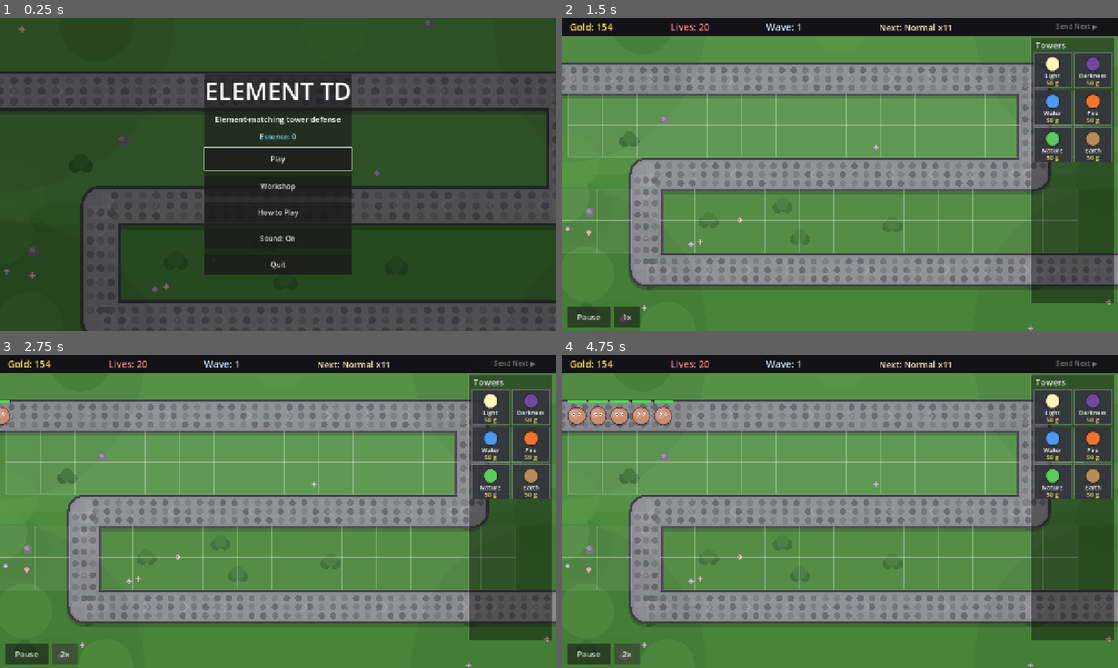
Above: before the commit, frames 1-4 (two rows, left to right).
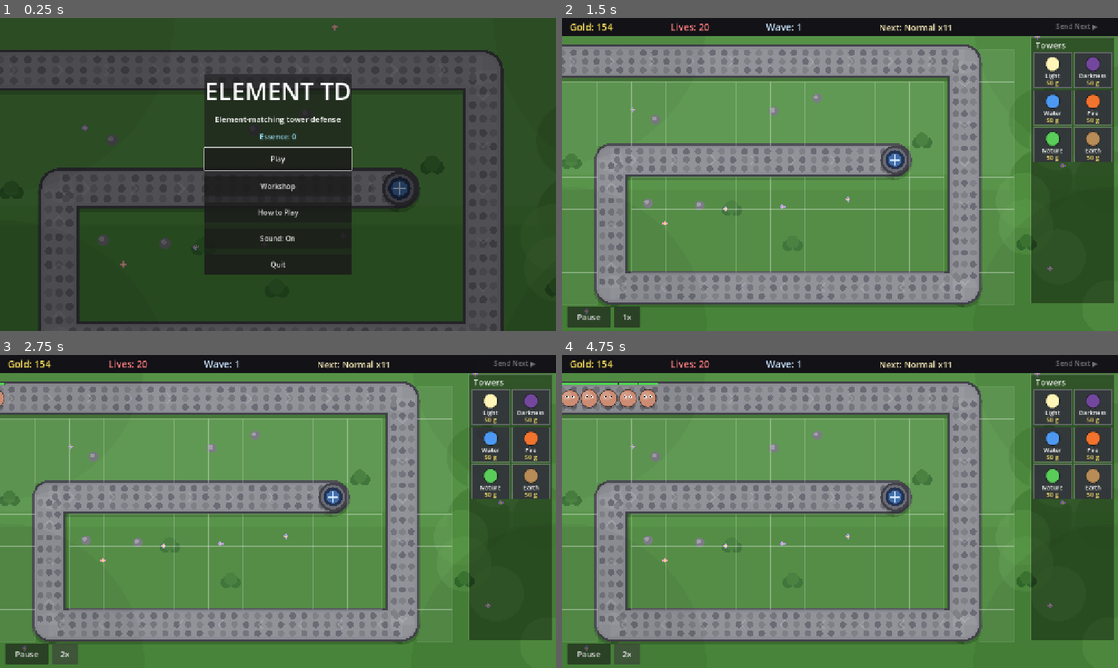
Above: after the commit, the same moments.

Repository: acansahin/godot-tower-defense-
Game: Godot game, scene res://scenes/Menu.tscn
The game is run twice, just before and just after one commit, with the same random seed, the same clock (stepped at 60 frames per second) and the same inputs.
Inputs:
- Up to frame 1 (0.25 s): no input
- Up to frame 2 (1.5 s): click "Play" at 0.5 s; click "Send Next ▶" at 1.25 s
- Up to frame 3 (2.75 s): click "1x" at 2 s
- Up to frame 4 (4.75 s): click "2x" at 2.75 s; click "3x" at 3.5 s; click "1x" at 4.25 s

The runs differ from the first frame. In frame 1, 36% of the frame differs, in the area x 0-100%, y 0-100%; in frame 2, 41%; in frame 3, 41%; in frame 4, 41%, in the area x 0-100%, y 5-100%.

Commit message:
Wind the board into the original spiral
The road was a three-leg serpentine with the buildable ground in thin strips beside
it. Element TD does not look like that: `extract_w3x.py … pathing` (new here) reads
war3map.wpm and prints the real arena — 2560x3776 units, a rectangular spiral wound
inward four times, 39% lane, buildable ground in thick blocks BETWEEN the arms. A
tower there stands with road on two or three sides, and a short-ranged one has to be
pushed to the edge of its block to reach anything.

Our road is now one turn of that spiral, dead-ending at a base drawn in the middle of
the board rather than leaving the far edge. The grid stops describing rows and simply
tiles the play area, keeping whatever clears the road — a spiral leaves ground no row
table can express.

Three things the redesign turned up:

- PLAY_RIGHT was a stale literal. It stayed at 1488 through a world resize, so cells
  (and, in the first draft of this road, a whole leg) sat behind the tower palette,
  which is 200 SCREEN px = 240 WORLD px wide and eats every click in its rect. It and
  the new PLAY_TOP are derived from the UI now, and the road respects them too.
- The right leg sits at 1112, not 1160. The cell tiling is anchored at the origin, so
  at 1160 the column at 1200 fell 40px short of clearance and the strip between road
  and palette became grass nobody could build on. Eight cells, invisible in a
  screenshot, obvious in --dump-board.
- The range cap is not a repair for a small board. The original's own arena gives a
  2000-unit tower 94% of its own lane; ours gives 98%. Element TD lives with that
  because Light arrives late through an element draw and ours is on the palette at
  wave 1. balance.gd claimed otherwise for two commits.

Board: 3992px of road, 63 cells, capped Light at 44% and four towers to cover it,
Fire at 12% and twelve. BASE_SPEED_FLAT drops to 80 to hold the 45s wave-1 crossing.

Tooling: `pathing` in extract_w3x.py; a `raw` column in --dump-board measuring the
uncapped ported ranges, which is what compares like-for-like against it; and --shot,
which saves a drawn frame to user://shot.png. Every other harness prints numbers, and
numbers never showed the cell that was half under the HUD bar.

Co-Authored-By: Claude Opus 5 <noreply@anthropic.com>

Diff:
--- a/godottowerdefense/scripts/balance.gd
+++ b/godottowerdefense/scripts/balance.gd
@@ -60,16 +60,21 @@
 ## about a number, and it is here rather than in TOWER_DEFS on purpose: the definitions
 ## keep the map's real 2000, and this says what our board can afford to honour.
 ##
-## Light and Darkness reach 2000 WC3 units, four times Fire. On the original's very large
-## boards that is a trade; on any board small enough to fit a phone screen it is free
-## power, because the six elements sit at nearly equal DPS. `--dump-board` measured a
-## faithful 700px Light watching 88-93% of the road and covering the whole map with TWO
-## towers on every world size that fits on one screen — 1280x720, 1536x864, 1707x960 alike.
-## Growing the world until it was fair took four screens and broke the game to fix a
-## statistic, so the reach is capped instead.
-##
-## 380 was chosen by measurement, not feel: it puts the longest towers at 41% of the road
-## and four towers to cover it, next to Fire's 12% and sixteen. It also catches the
+## Light and Darkness reach 2000 WC3 units, four times Fire, and the six elements sit at
+## nearly equal DPS — so the reach is close to free power. `--dump-board` measures a
+## faithful 700px Light watching 98% of the road (the `raw` column) and covering the whole
+## board with TWO towers, on every world size that fits on one screen — 1280x720, 1536x864,
+## 1707x960 alike — and on every road shape tried on them. Growing the world until it was
+## fair took four screens and broke the game to fix a statistic, so the reach is capped.
+##
+## What is NOT true — and was written here for two commits — is that this is the small
+## board's fault. `extract_w3x.py … pathing` measures the original's own arena: a 2000-unit
+## tower there watches 94% of its own lane. Element TD lives with that because Light
+## arrives through an element draw, one of 36 towers, deep into a run. Ours is on the
+## palette at wave 1, so we cap: a tower you can place anywhere is not a placement.
+##
+## 380 was chosen by measurement, not feel: it puts the longest towers at 44% of the road
+## and four towers to cover it, next to Fire's 12% and twelve. It also catches the
 ## longest duals (Poison, Tech and Moon reach 481px uncapped), which face the same problem
 ## for the same reason.
 const MAX_TOWER_RANGE := 380.0
@@ -125,9 +130,10 @@
 const CREEP_HP_PERCENT := 1.0
 ## Enemy speed is tied to the LENGTH OF THE ROAD, not to anything in the source map, and
 ## nothing else in the game reads that length — so if the road changes, these move with it
-## or the pacing breaks silently. The road is 4496px; 90 + 9n gives a wave-1 crossing of
-## about 45 seconds, which is the pace the game was tuned at before the world moved.
-const BASE_SPEED_FLAT := 90.0
+## or the pacing breaks silently. `--dump-board` prints the length: it is 3992px, and
+## 80 + 9n gives a wave-1 crossing of about 45 seconds, which is the pace the game was
+## tuned at over three road lengths now.
+const BASE_SPEED_FLAT := 80.0
 const BASE_SPEED_LINEAR := 9.0
 ## Enemies per wave. The map spawns a FLAT `16 + difficulty * 3` and never grows it — all
 ## of its difficulty is in the hit-point curve. Faithful, and unplayable as an opening: 28
--- a/godottowerdefense/scripts/game.gd
+++ b/godottowerdefense/scripts/game.gd
@@ -18,7 +18,9 @@
 signal towers_changed
 
 ## The design viewport — what the player can see at once. UI (the choice screen, the
-## Workshop) is drawn against this; the WORLD is bigger and the camera pans across it.
+## Workshop, the HUD and the tower palette) is drawn against this, in SCREEN space; the
+## world below is bigger and the camera scales it down to fit. Converting between the two
+## is what PLAY_RIGHT and PLAY_TOP are for.
 const SCREEN_SIZE := Vector2(1280, 720)
 ## The playable world. Sized so the WHOLE board fits on screen at one zoom — the camera
 ## never pans, because a tower defense you have to scroll is a tower defense where you
@@ -33,26 +35,49 @@
 ## Balance.MAX_TOWER_RANGE. Geometry could not solve both; this is the half worth keeping.
 const WORLD_SIZE := Vector2(1536, 864)
 
-# Waypoints that define the S-shaped road. Enemies walk these in order.
-# First point is off-screen left (spawn), last is off-screen right (exit).
-#
-# A three-leg serpentine across the 1536x864 world: legs at y = 168 / 432 / 696,
-# joined by alternating bends at x = 232 and 1304. 4496px of road, 56 buildable cells.
-#
-# The bend x's are exact and matter: each is placed so that TWO columns of cells fit
-# on the narrow outer side of the turn instead of one. Cells tile outward from a bend
-# at ROAD_HALF + CELL_WIDTH*0.5 = 88 and then step by 96, and grid.gd drops any that
-# would fall off the board, so the second column lands exactly on the boundary — 232
-# puts it at 48, whose left edge is 0; 1304 puts it at 1488, whose right edge is 1536.
-# Move either bend 8px the wrong way and that outer column silently disappears.
+# Waypoints that define the road. Enemies walk these in order: the first point is
+# off-screen left, where they spawn, and the last is the base they leak into.
+#
+# An inward SPIRAL, not a serpentine: in from the left, once around the outside, then
+# back along a middle lane that dead-ends at the heart of the board. There is no exit —
+# an enemy that walks to the end of the lane has reached the base, and leaks there.
+#
+# This is the shape the original uses, read out of its own pathing map with
+# `python tools/extract_w3x.py "<map>.w3x" pathing` — see docs/element-td-data.md.
+# Element TD's arena is a rectangular spiral wound inward four times, with the buildable
+# ground in THICK blocks between the arms rather than in thin strips beside a lane. A
+# tower there sits with road on two or three sides of it, which is what makes range worth
+# paying for, and the run ends at the centre rather than off the far edge.
+#
+# We only get one turn of that spiral, because the original's arena is TALL: 2560x3776
+# units, which at WC3_RANGE_SCALE is 896x1321px against our 1536x864 world. We have the
+# width and two thirds of the height, and each further turn costs a lane plus the two
+# rows of grass beside it (80 + 176 = 256px of it).
+#
+# One turn still reproduces the original's coverage profile — `--dump-board` prints a
+# `raw` column measuring the uncapped ported ranges, which is the like-for-like against
+# the `pathing` dump: ours 12% / 28% / 98%, the original's 14% / 25% / 94% of the road
+# watched from the best single cell by Fire / the 750-unit elements / Light. Note what
+# that does NOT say: a spiral does not make a 700px tower reasonable, on our board or on
+# the original's. Balance.MAX_TOWER_RANGE is what does that, and it still has to.
+#
+# Geometry is bounded on the right by PLAY_RIGHT, not by WORLD_SIZE.x: the tower palette
+# is drawn over the last 240px of the world, so the road stays out of it too — a leg
+# behind the panel is a leg you watch enemies walk down through a menu.
+#
+# Every coordinate here is placed against the CELL TILING, which is anchored at the world
+# origin and steps by 96 — so a leg only earns cells on its outer side if a column centre
+# lands at least ROAD_CLEARANCE from it. The right leg is at 1112 rather than 1160 for
+# exactly that reason: at 1160 the column at 1200 sat 40px from the stone, was dropped, and
+# the strip between the road and the palette was 96px of grass nobody could build on. Eight
+# cells, invisible in a screenshot and obvious in --dump-board.
 const PATH: Array = [
-	Vector2(-144, 168),
-	Vector2(1304, 168),
-	Vector2(1304, 432),
-	Vector2(232, 432),
-	Vector2(232, 696),
-	Vector2(1304, 696),
-	Vector2(1680, 696),
+	Vector2(-144, 120),
+	Vector2(1112, 120),
+	Vector2(1112, 744),
+	Vector2(136, 744),
+	Vector2(136, 392),
+	Vector2(920, 392),
 ]
 
 # Grid placement: towers snap to cells drawn faintly on the grass, flush against
@@ -69,33 +94,30 @@
 ## equality would be fragile. Nothing is generated between 82 and 84, so the slack
 ## costs nothing.
 const ROAD_CLEARANCE := 82.0
-## Right edge of the buildable area. The tower palette is anchored to the right of
-## the screen, so the grid stops short of it — otherwise cells sit under the panel
-## where they cannot be seen and (because the panel eats the click) the towers on
-## them could never be upgraded or sold.
-const PLAY_RIGHT := 1488.0
-
-# Build-grid rows as Vector2(centre_y, cell_height). Two rows fill the gap between
-# each pair of horizontal legs, giving 56 buildable cells.
-#
-# The pairing is the whole point: a bend's vertical leg runs from one horizontal road
-# to the next, so the number of rows it passes is the number of cells you get down the
-# narrow outer side of that turn. One row per gap gave a 2x1 corner; two gives 2x2.
-#
-# Legs are 264 apart, which leaves 184 of grass between two road edges — two 88px rows
-# and 8px of slack. Rows stay 88 rather than 96 tall because the height buys the slack
-# and the width is what carries the tap target: a 96px-wide cell is still ~48 CSS px on
-# a phone. The HUD no longer constrains this the way it did on the old one-screen board;
-# the whole world is on screen at once, so nothing is trapped under a bar.
-const GRID_ROWS: Array = [
-	Vector2(252.0, 88.0), Vector2(340.0, 88.0),  # between legs 1 and 2
-	Vector2(516.0, 88.0), Vector2(604.0, 88.0),  # between legs 2 and 3
-]
-## Column bounds for a row NO vertical road crosses. Every row in the current layout is
-## crossed by a bend and so tiles outward from it instead; these stay for a row placed
-## clear of both bends.
-const GRID_COL_START := 64.0     ## First column centre.
-const GRID_COL_END := 1440.0     ## Last column centre (= PLAY_RIGHT - CELL_WIDTH * 0.5).
+## Screen px the tower palette occupies down the right-hand side. It is a Control in
+## Main.tscn anchored to the right at offset_left = -200, and (unlike every node in the
+## HUD, which is mouse_filter = IGNORE) it swallows clicks across that whole rect.
+const PALETTE_WIDTH := 200.0
+## Right edge of the buildable area, in WORLD px. The palette lives in SCREEN space while
+## the board lives in world space, and the camera fits the world to the screen, so the
+## panel covers a wider strip of world than its own width: 200 screen px over a 1536px
+## world shown on a 1280px viewport is 240px of board. Anything past here is under the
+## panel, where it cannot be seen and — because the panel eats the click — a tower could
+## never be upgraded or sold. Derived rather than written down because it was wrong for a
+## commit: it stayed at 1488 through a world resize and put two columns under the palette.
+const PLAY_RIGHT := WORLD_SIZE.x * (1.0 - PALETTE_WIDTH / SCREEN_SIZE.x)  # 1296
+## Screen px of the HUD's top bar (HUD.tscn). Every HUD node is mouse_filter = IGNORE so
+## it costs no clicks, but a cell half under the gold/lives readout is still half invisible.
+const HUD_BAR_HEIGHT := 40.0
+## Top edge of the buildable area, in WORLD px. Same screen-to-world conversion as
+## PLAY_RIGHT.
+const PLAY_TOP := WORLD_SIZE.y * (HUD_BAR_HEIGHT / SCREEN_SIZE.y)  # 48
+
+# Build cells are TILED across the whole play area and kept wherever they clear the road
+# by ROAD_CLEARANCE — see grid.gd. The old design listed explicit horizontal rows, which
+# only described a board whose road ran in straight horizontal legs; a spiral has
+# buildable ground in blocks that no row table can express.
+const CELL_HEIGHT := 88.0        ## Row height (px); rows step by this.
 
 # START_GOLD / START_LIVES moved to the Balance autoload with the rest of the economy —
 # see scripts/balance.gd. This file keeps the map geometry and the data tables.
--- a/godottowerdefense/scripts/grid.gd
+++ b/godottowerdefense/scripts/grid.gd
@@ -1,9 +1,7 @@
 extends Node2D
-## The faint build grid. Precomputes the discrete cells where towers may be
-## placed, flush against the road on every side. Rows are one square cell tall per
-## gap between the horizontal roads; columns in a band tile outward from the
-## vertical road that crosses it so towers also sit flush against the bends.
-## Occupancy is tracked by Main against placed towers.
+## The faint build grid. Precomputes the discrete cells where towers may be placed: one
+## uniform tiling of the play area, minus everything the road runs through or too close
+## to. Occupancy is tracked by Main against placed towers.
 
 ## How far outside a cell a *drop* may land and still count as that cell. Sized for a
 ## finger: on a phone the whole board is drawn at ~0.5 scale, so a release that looks
@@ -20,43 +18,34 @@
 	_build_cells()
 	queue_redraw()
 
+## Tiles the play area and keeps every cell that clears the road.
+##
+## This replaced a table of explicit horizontal rows, each tiled outward from the vertical
+## road crossing it. That worked only while the road ran in straight horizontal legs: the
+## road is now a spiral, and the ground it leaves buildable is a ring of blocks that no row
+## table can describe. Tiling and testing the distance describes any road shape at all, and
+## it is the same rule the player sees — "you may build wherever you are not on the road".
+##
+## The tiling is anchored at the world origin rather than at the road, so cells line up in
+## a single grid across the whole board instead of in per-row runs that drift out of step
+## with each other where two legs meet.
+##
+## A cell must fit WHOLE inside the play area: off the bottom edge, under the HUD's top bar
+## (Game.PLAY_TOP) or under the tower palette (Game.PLAY_RIGHT) all mean a tower you cannot
+## fully see, and under the palette also one you could never click again.
 func _build_cells() -> void:
-	for row in Game.GRID_ROWS:
-		var yc: float = row.x       # Vector2(centre_y, cell_height)
-		var h: float = row.y
-		var xv := _vertical_road_x(yc)
-		if is_inf(xv):
-			# No vertical road crosses this row: plain uniform columns.
-			var x := Game.GRID_COL_START
-			while x <= Game.GRID_COL_END:
-				_try_add(x, yc, h)
-				x += Game.CELL_WIDTH
-		else:
-			# Tile outward from flush against each side of the vertical road.
-			var edge := Game.ROAD_HALF + Game.CELL_WIDTH * 0.5
-			var half := Game.CELL_WIDTH * 0.5
-			var x := xv - edge
-			while x - half >= 0.0:
-				_try_add(x, yc, h)
-				x -= Game.CELL_WIDTH
-			x = xv + edge
-			while x + half <= Game.PLAY_RIGHT:
-				_try_add(x, yc, h)
-				x += Game.CELL_WIDTH
-
-func _try_add(x: float, yc: float, h: float) -> void:
-	if Game.dist_to_road(Vector2(x, yc)) >= Game.ROAD_CLEARANCE:
-		cells.append(Rect2(x - Game.CELL_WIDTH * 0.5, yc - h * 0.5, Game.CELL_WIDTH, h))
-
-## X of the vertical road segment crossing this y, or INF if none.
-func _vertical_road_x(yc: float) -> float:
-	var path: Array = Game.PATH
-	for i in range(path.size() - 1):
-		var a: Vector2 = path[i]
-		var b: Vector2 = path[i + 1]
-		if absf(a.x - b.x) < 1.0 and yc >= minf(a.y, b.y) and yc <= maxf(a.y, b.y):
-			return a.x
-	return INF
+	var half_w := Game.CELL_WIDTH * 0.5
+	var half_h := Game.CELL_HEIGHT * 0.5
+	var y := half_h
+	while y - half_h < Game.PLAY_TOP:
+		y += Game.CELL_HEIGHT
+	while y + half_h <= Game.WORLD_SIZE.y:
+		var x := half_w
+		while x + half_w <= Game.PLAY_RIGHT:
+			if Game.dist_to_road(Vector2(x, y)) >= Game.ROAD_CLEARANCE:
+				cells.append(Rect2(x - half_w, y - half_h, Game.CELL_WIDTH, Game.CELL_HEIGHT))
+			x += Game.CELL_WIDTH
+		y += Game.CELL_HEIGHT
 
 ## The buildable cell containing world_pos, or an empty Rect2 (size zero). Exact —
 ## use this for anything that acts on what is ALREADY on the board (upgrade, sell,
--- a/godottowerdefense/scripts/main.gd
+++ b/godottowerdefense/scripts/main.gd
@@ -102,6 +102,33 @@
 		print("--- clock rewound 4h; relaunch to collect ---")
 	if OS.get_cmdline_user_args().has("--show-choice"):
 		_on_choice_due(30)  # late wave: exercises the higher-rarity cards and NEW TOWER
+	for arg in OS.get_cmdline_user_args():
+		if String(arg).begins_with("--shot"):
+			# `--shot` grabs the opening board; `--shot:20` waits 20 seconds first, which is
+			# how you photograph a wave in flight rather than an empty map.
+			var parts := String(arg).split(":")
+			_save_screenshot(float(parts[1]) if parts.size() > 1 else 1.0)
+
+## TEMPORARY: saves one frame of the running game to `user://shot.png` and prints where it
+## landed. Every other harness here prints numbers, and numbers cannot see a board — the
+## grid overlapping the HUD, a road drawn behind the tower palette, a marker that vanishes
+## at phone scale. `--headless` never calls _draw(), so this one must run WITHOUT it:
+##
+##   Godot.exe --path <project> res://scenes/Main.tscn --quit-after 150 -- --shot
+##   Godot.exe --path <project> res://scenes/Main.tscn --quit-after 4000 -- --shot:60
+##
+## The wait is not decoration: the viewport texture is only complete after a frame has been
+## drawn, and grabbing it in _ready gives back an empty image.
+func _save_screenshot(delay: float) -> void:
+	await get_tree().create_timer(delay).timeout
+	await RenderingServer.frame_post_draw
+	var image := get_viewport().get_texture().get_image()
+	var path := "user://shot.png"
+	var err := image.save_png(path)
+	if err != OK:
+		print("--- SHOT FAILED: ", error_string(err))
+		return
+	print("--- SHOT: ", ProjectSettings.globalize_path(path))
 
 ## TEMPORARY verification harness for the roguelite modifier layer. Proves the three things
 ## that would otherwise only show up as a vague "the cards feel like they do nothing":
@@ -305,6 +332,12 @@
 ## the best cells, needed to bring 95% of the road inside somebody's range. A board where
 ## two towers cover everything has no placement decisions left in it.
 ##
+## `raw` is the same "best 1" measured with Balance.MAX_TOWER_RANGE lifted — the ported
+## range as the source map wrote it. That column judges the SHAPE of the board rather than
+## our cap, which is what makes it comparable with the original's own arena as printed by
+## `python tools/extract_w3x.py "<map>.w3x" pathing`. Everything left of it is the board
+## you actually play on.
+##
 ##   Godot.exe --headless --path <project> res://scenes/Main.tscn --quit-after 5 -- --dump-board
 func _dump_board() -> void:
 	print("--- BOARD DUMP BEGIN ---")
@@ -326,13 +359,14 @@
 	print("  road length      : %.0f px over %d waypoints" % [total, path.size()])
 	print("  buildable cells  : %d" % cells.size())
 	print("  road samples     : %d (every %.0f px)" % [samples.size(), STEP])
-	print("  %-10s %7s %8s %8s  %s" % ["element", "range", "best 1", "median", "cover 95%"])
+	print("  %-10s %7s %8s %8s  %-12s %7s %8s"
+			% ["element", "range", "best 1", "median", "cover 95%", "raw", "raw best"])
 	for tid in Game.TOWER_ORDER:
 		var def: Dictionary = Game.TOWER_DEFS[String(tid)]
-		# Same formula as Tower._recompute, cap included — a harness that measured the
-		# uncapped range would report a board nobody plays on.
-		var r: float = minf(float(def.get("range", 0.0)) * Balance.WC3_RANGE_SCALE,
-				Balance.MAX_TOWER_RANGE)
+		# Same formula as Tower._recompute, cap included — the columns that describe the
+		# board you play on must measure the range you actually get.
+		var raw: float = float(def.get("range", 0.0)) * Balance.WC3_RANGE_SCALE
+		var r: float = minf(raw, Balance.MAX_TOWER_RANGE)
 		var r_sq := r * r
 		# Which samples each cell can see. Built once, then reused for both statistics.
 		var seen: Array[PackedInt32Array] = []
@@ -372,10 +406,25 @@
 		var cover_txt := "%d towers" % used if covered.size() >= target \
 				else "%d towers (only %.0f%% reachable)" % [used,
 					100.0 * float(covered.size()) / float(samples.size())]
-		print("  %-10s %7.0f %7.0f%% %7.0f%%  %s" % [tid, r,
+		print("  %-10s %7.0f %7.0f%% %7.0f%%  %-12s %7.0f %7.0f%%" % [tid, r,
 				100.0 * float(best) / float(samples.size()),
-				100.0 * float(median) / float(samples.size()), cover_txt])
+				100.0 * float(median) / float(samples.size()), cover_txt,
+				raw, 100.0 * float(_best_seen(cells, samples, raw)) / float(samples.size())])
 	print("--- BOARD DUMP END ---")
+
+## Road samples visible from the single best cell at radius `r`. Used for the `raw` column,
+## which repeats the "best 1" measurement with the cap lifted.
+func _best_seen(cells: Array[Rect2], samples: Array[Vector2], r: float) -> int:
+	var r_sq := r * r
+	var best := 0
+	for c in cells:
+		var centre := c.get_center()
+		var n := 0
+		for s in samples:
+			if centre.distance_squared_to(s) <= r_sq:
+				n += 1
+		best = maxi(best, n)
+	return best
 
 ## Verification harness for the seven support duals. The risky one is the aura: it is the
 ## first stat that depends on a tower OTHER than the one being computed, so the thing worth
--- a/godottowerdefense/scripts/map.gd
+++ b/godottowerdefense/scripts/map.gd
@@ -1,11 +1,11 @@
 extends Node2D
-## Draws the whole static level: layered grass background with scattered flora,
-## and the cobblestone serpentine road (drop shadow, shaded border, varied stones, and
-## direction chevrons) built from Game.PATH. Pure _draw(), no nodes needed.
+## Draws the whole static level: layered grass background with scattered flora, the
+## cobblestone spiral road (drop shadow, shaded border, varied stones, direction chevrons)
+## built from Game.PATH, and the goal at the end of it. Pure _draw(), no nodes needed.
 ##
-## Everything here is sized to Game.WORLD_SIZE, not the viewport: the world is four
-## screens and the camera pans across it, so drawing to the screen size would leave
-## three quarters of the board as empty background.
+## Everything here is sized to Game.WORLD_SIZE, not the viewport. The two are the same
+## shape but not the same size — the camera scales 1536x864 of world down onto 1280x720 of
+## screen — so drawing to the screen size would leave a fifth of the board as bare grass.
 
 # Grass decoration is scattered procedurally from a fixed seed rather than hand-placed.
 # Same seed = same layout every run, so it is still "art" and not noise — but it costs
@@ -22,9 +22,11 @@
 const N_BUSHES := 6
 const N_ROCKS := 5
 const N_FLOWERS := 10
-## World area in screens. 2560x1440 against a 1280x720 viewport is 4.
-const DECOR_DENSITY := int((Game.WORLD_SIZE.x * Game.WORLD_SIZE.y)
-		/ (Game.SCREEN_SIZE.x * Game.SCREEN_SIZE.y))
+## World area in screens, never less than one. 1536x864 against a 1280x720 viewport is
+## 1.44, so today this is 1 and the counts above are the counts you get; it exists so a
+## world that grows again does not silently thin its decoration out.
+const DECOR_DENSITY := maxi(1, int((Game.WORLD_SIZE.x * Game.WORLD_SIZE.y)
+		/ (Game.SCREEN_SIZE.x * Game.SCREEN_SIZE.y)))
 
 var _patches_dark: PackedVector2Array
 var _patches_light: PackedVector2Array
@@ -83,10 +85,33 @@
 	_draw_road(path, road_w - 13.0, Vector2.ZERO, Color(1, 1, 1, 0.05))    # centre highlight
 	_draw_cobbles(path)                                                    # cobble detail
 	_draw_arrows(path)                                                     # travel direction
+	_draw_goal(path[path.size() - 1])                                      # where a leak happens
 
 	# Corner vignette.
 	for c in [Vector2(0, 0), Vector2(w, 0), Vector2(0, h), Vector2(w, h)]:
 		draw_circle(c, 400.0, Color(0, 0, 0, 0.05))
+
+## The thing enemies are walking towards, drawn at the last waypoint.
+##
+## The road used to leave the board on the right, so an enemy that got through simply
+## walked off the edge and the shake plus the lives counter told the story. The road is now
+## a spiral that dead-ends at the middle of the board, and a creep winking out on bare
+## stone reads as a bug rather than as a life lost — so the dead end is drawn as somewhere
+## worth defending: a stone rim around a rune the same blue as the lives readout.
+func _draw_goal(at: Vector2) -> void:
+	# Nothing here reaches past Game.ROAD_HALF: the marker sits ON the road, and a cell may
+	# legally start one clearance away from the stone.
+	draw_circle(at + Vector2(0, 6), 40.0, Color(0, 0, 0, 0.18))       # ground shadow
+	draw_circle(at, 40.0, Color(0.26, 0.26, 0.29))                    # outer rim
+	draw_circle(at, 33.0, Color(0.42, 0.42, 0.46))                    # inner rim
+	draw_circle(at, 26.0, Color(0.14, 0.20, 0.32))                    # dark well
+	draw_circle(at, 18.0, Color(0.35, 0.62, 0.95, 0.55))              # rune glow
+	# A four-pointed star in the well, so the marker still reads at phone scale where the
+	# rings blur into one dot.
+	for i in range(4):
+		var ang := i * PI * 0.5
+		var tip := at + Vector2(cos(ang), sin(ang)) * 15.0
+		draw_line(at, tip, Color(0.85, 0.93, 1.0, 0.85), 4.0)
 
 func _draw_flora() -> void:
 	for b in _bushes:  # bushes = clustered dark-green blobs
Not shown, changed: CLAUDE.md
Not shown, changed: godottowerdefense/README.md
Not shown, changed: godottowerdefense/docs/element-td-data.md
Not shown, changed: tools/extract_w3x.py
